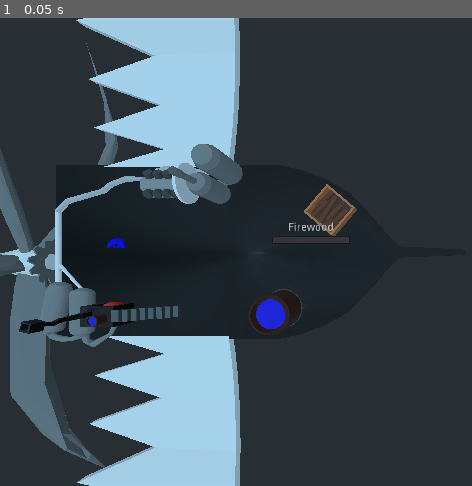
Above: before the commit, frame 1.
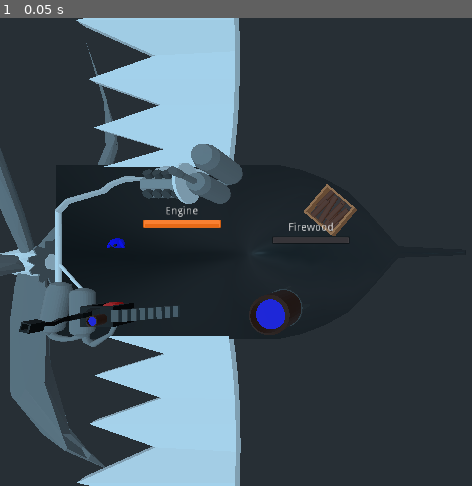
Above: after the commit, the same moment.

Repository: phkeese/WorkingTItle
Game: Godot game, scene res://scenes/game/game.tscn
Two runs of this game, one before a commit and one after it. Both use one fixed random seed, a clock stepped at 60 frames per second and the inputs below.
Inputs:
- Up to frame 1 (0.05 s): no input

The runs differ from the first frame. In frame 1, 0.3% of the frame differs, in the area x 30-47%, y 40-45%.
Error in both runs: Assertion failed. (res://addons/multiplayer/NetworkGame.gd:84)

Commit message:
consumers remove item

Diff:
--- a/scenes/items/wood.tscn
+++ b/scenes/items/wood.tscn
@@ -1,14 +1,19 @@
-[gd_scene load_steps=4 format=2]
+[gd_scene load_steps=5 format=2]
 
 [ext_resource path="res://addons/multiplayer/Sync.gd" type="Script" id=1]
 [ext_resource path="res://scripts/item.gd" type="Script" id=2]
+
+[sub_resource type="SpatialMaterial" id=2]
+albedo_color = Color( 0.54902, 0.180392, 0, 1 )
 
 [sub_resource type="CubeMesh" id=1]
 
 [node name="Wood" type="Spatial"]
 script = ExtResource( 2 )
+item_name = "wood"
 
 [node name="MeshInstance" type="MeshInstance" parent="."]
+material_override = SubResource( 2 )
 mesh = SubResource( 1 )
 material/0 = null
 
--- a/scenes/player/player.gd
+++ b/scenes/player/player.gd
@@ -48,3 +48,8 @@
 		item.global_transform = $Hands.global_transform
 		add_child(item)
 		item.global_transform = $Hands.global_transform
+
+
+remotesync func remove_item() -> void:
+	if item:
+		item.get_node("Sync").remove()
--- a/scenes/ship.tscn
+++ b/scenes/ship.tscn
@@ -1,14 +1,14 @@
 [gd_scene load_steps=10 format=2]
 
 [ext_resource path="res://assets/models/platform_v2/platform_v2.tscn" type="PackedScene" id=1]
-[ext_resource path="res://scenes/stations/wood_station.tscn" type="PackedScene" id=2]
+[ext_resource path="res://scenes/stations/consumer_station.tscn" type="PackedScene" id=2]
 [ext_resource path="res://assets/models/platform_v2/wing_l.glb" type="PackedScene" id=3]
 [ext_resource path="res://scripts/ship.gd" type="Script" id=4]
 [ext_resource path="res://assets/models/platform/platform_v2.glb" type="PackedScene" id=5]
-[ext_resource path="res://assets/models/stations/station_engine.glb" type="PackedScene" id=6]
 [ext_resource path="res://assets/models/stations/station_furnace.glb" type="PackedScene" id=7]
 [ext_resource path="res://assets/models/stations/station_watertower.glb" type="PackedScene" id=8]
 [ext_resource path="res://assets/models/platform_v2/propeller.glb" type="PackedScene" id=10]
+[ext_resource path="res://scenes/stations/wood_station.tscn" type="PackedScene" id=11]
 
 [node name="Ship" type="Spatial"]
 script = ExtResource( 4 )
@@ -31,15 +31,15 @@
 
 [node name="Stations" type="Spatial" parent="."]
 
-[node name="station_engine" parent="Stations" instance=ExtResource( 6 )]
-transform = Transform( 1, 0, 0, 0, 1, 0, 0, 0, 1, 6.00565, 7.15256e-07, 6.99061 )
-
 [node name="station_furnace" parent="Stations" instance=ExtResource( 7 )]
 
 [node name="station_watertower" parent="Stations" instance=ExtResource( 8 )]
 transform = Transform( 1, 0, 0, 0, 1, 0, 0, 0, 1, -5.19713, 0, 17.4167 )
 
-[node name="Wood Station" parent="Stations" instance=ExtResource( 2 )]
+[node name="Wood Station" parent="Stations" instance=ExtResource( 11 )]
 transform = Transform( -0.763131, 2.82482e-08, 0.646244, -2.82482e-08, 1, -7.70689e-08, -0.646244, -7.70689e-08, -0.763131, 3.94013, 0, 21.5386 )
 
+[node name="Engine Station" parent="Stations" instance=ExtResource( 2 )]
+inputs = [ "wood" ]
+
 [connection signal="give" from="Stations/Wood Station" to="." method="_on_Wood_Station_give"]
--- /dev/null
+++ b/scenes/stations/consumer_station.tscn
@@ -0,0 +1,26 @@
+[gd_scene load_steps=5 format=2]
+
+[ext_resource path="res://scripts/consumer_station.gd" type="Script" id=1]
+[ext_resource path="res://scenes/station.tscn" type="PackedScene" id=3]
+[ext_resource path="res://assets/models/stations/station_engine.glb" type="PackedScene" id=4]
+
+[sub_resource type="BoxShape" id=1]
+extents = Vector3( 2.95732, 1, 1.84686 )
+
+[node name="Consumer Station" type="Spatial"]
+script = ExtResource( 1 )
+inputs = [ "wood" ]
+
+[node name="station_engine" parent="." instance=ExtResource( 4 )]
+transform = Transform( 1, 0, 0, 0, 1, 0, 0, 0, 1, 6.00565, 7.15256e-07, 6.99061 )
+
+[node name="Station" parent="." instance=ExtResource( 3 )]
+transform = Transform( -4.37114e-08, 0, 1, 0, 1, 0, -1, 0, -4.37114e-08, 3.30405, 0, 7.42179 )
+title = "Engine"
+
+[node name="CollisionShape" parent="Station/Area" index="0"]
+shape = SubResource( 1 )
+
+[connection signal="interacted_with" from="Station" to="." method="_on_Station_interacted_with"]
+
+[editable path="Station"]
--- /dev/null
+++ b/scripts/consumer_station.gd
@@ -0,0 +1,20 @@
+extends Spatial
+
+
+export(Array, String) var inputs
+export var max_items := 3
+export var duration := 20.0
+
+
+func _process(delta: float) -> void:
+	$Station.health -= delta / duration
+
+
+func add_item() -> void:
+	$Station.health += 1.0 / max_items
+
+
+func _on_Station_interacted_with(by: Player, item: Item) -> void:
+	if item and item.item_name in inputs:
+		add_item()
+		by.rpc("remove_item")
--- a/scripts/item.gd
+++ b/scripts/item.gd
@@ -2,5 +2,8 @@
 extends Spatial
 
 
+export var item_name := "Item"
+
+
 func _network_ready(is_source):
 	self.global_transform = global_transform
